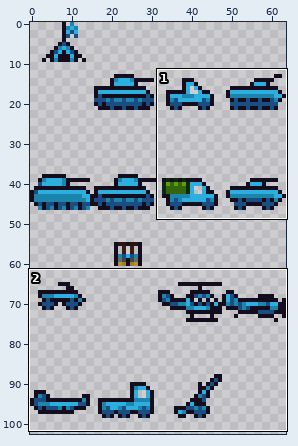
Two versions of one sprite sheet, ArmoredWarfare/Sprites/Indicators/indicator_sheet.png. Above: a wide view before the commit, with the close-up outlined.
Close-up. First the earlier version:
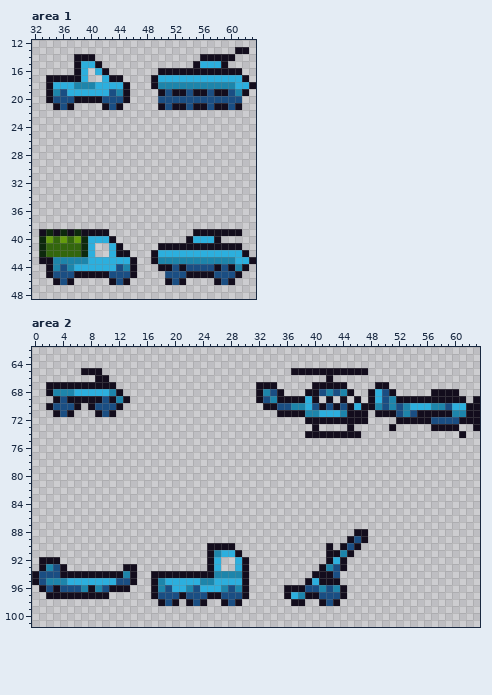
The file is 64x200 pixels. Shown: area 1: x 32..63, y 12..48; area 2: x 0..63, y 62..101. The wide view leaves out empty margins.
After the commit:
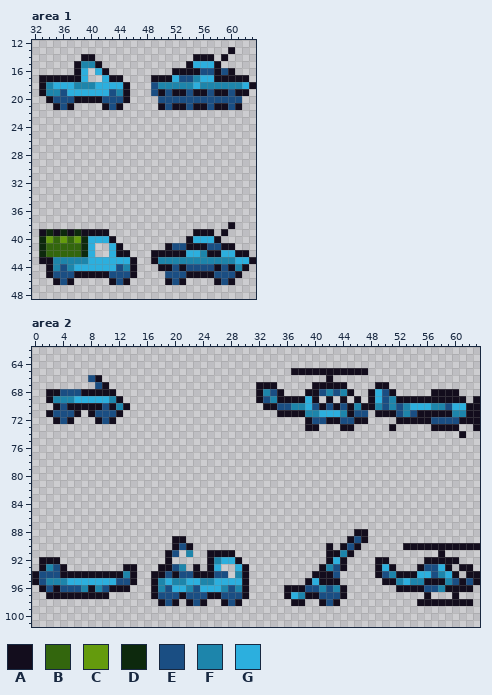
Palette (. is transparent): A #130d1d  B #33660d  C #649b0d  D #0d290d  E #1a4e83  F #1d85ab  G #2cafde
Message: upd indicator vehicle icons
The exact change:
Changed rows in their new state; - is an unchanged pixel.
Area 1:
first column x 33:
13 ---------------------------A..
14 -----.----------------A--.-.--
15 ------FF-------------AG--A.---
16 -----------------..----EE-E-.-
17 A----------------AA-EEF--AAAA-
18 AF--------------E-----G-----F-
19 AF--------------E-----------A-
first column x 50:
38 ----------A-
39 --------.-..
41 .-EE---EE--.
42 AAAA--FAA--A
Area 2:
first column x 2:
 65 -----...--------------------------------------
 66 ------E-.-------------------------------------
 67 .......E-.------------------------------------
 68 -AEEEAAAAA.-----------------------------------
 69 AFFFGGGGGFA.----------------------------------
 70 .A-A-A-A-AFA--------------------------------F-
 71 AE-EA-AE-EA---------------------------------EE
 72 -AEA---AEA----------------------------EE--EE--
 73 -------------------------------------A----A---
 74 -------------------------------------........-
first column x 18:
 89 --AA------------------------------------------
 90 --AEA--....------------------------AAAAAAAAAAA
 91 -AE-F---AAA.----------------------------A-----
 92 -A------FGGA.------------------AA-----AAAAA---
 93 AAEF-A-------------------------AGA---AEEGA-AA-
 94 -E-EE---EE.--------------------AEFAAAGGEFGA-AA
 95 --FF----------------------------AAFGFFAAAFEAEA
 96 ----------------------------------AAAAEEFAAAA-
 97 --------------------------------------A---A---
 98 -------------------------------------AAAAAAAA-
Changed places in both close-ups, as pixel boxes (x1, y1, x2, y2):
changed: (151, 47, 249, 96)
changed: (74, 54, 95, 68)
changed: (39, 75, 53, 96)
changed: (158, 222, 242, 257)
changed: (46, 368, 130, 424)
changed: (305, 403, 368, 438)
changed: (158, 536, 249, 585)
added: (375, 543, 480, 606)
